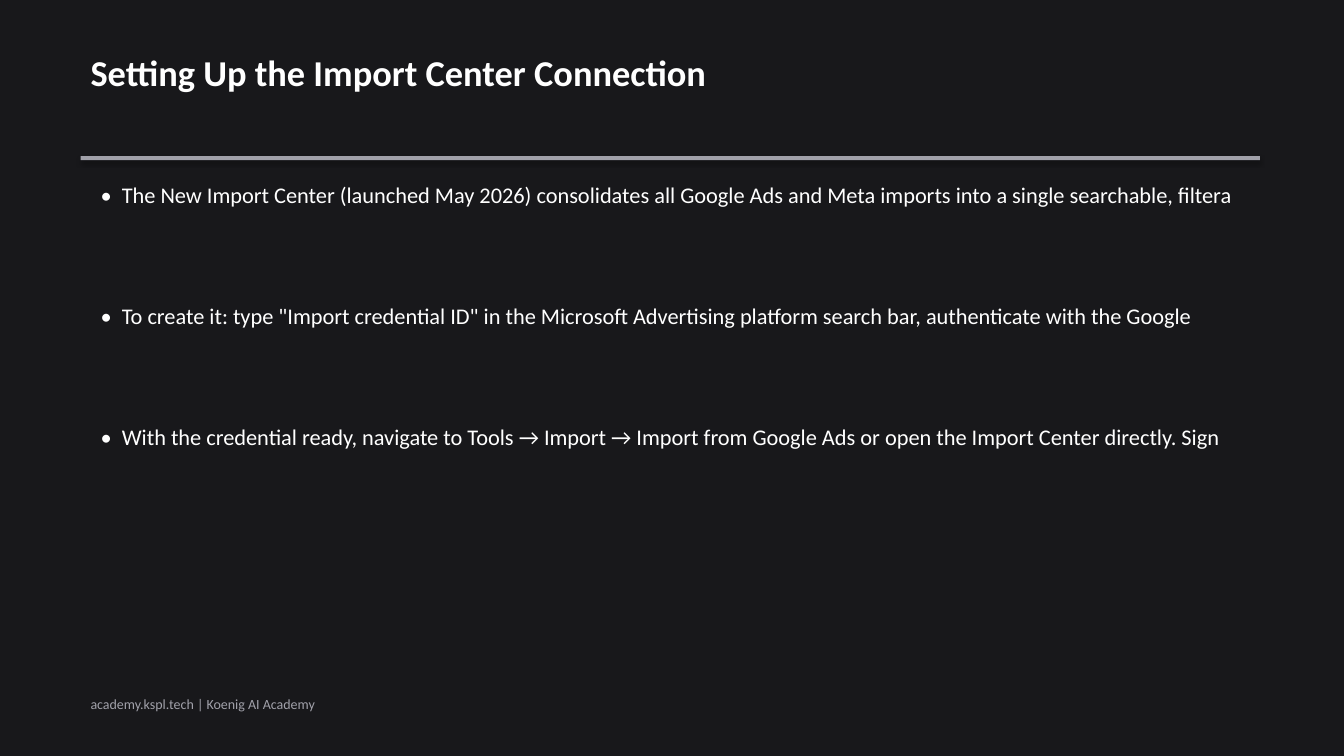
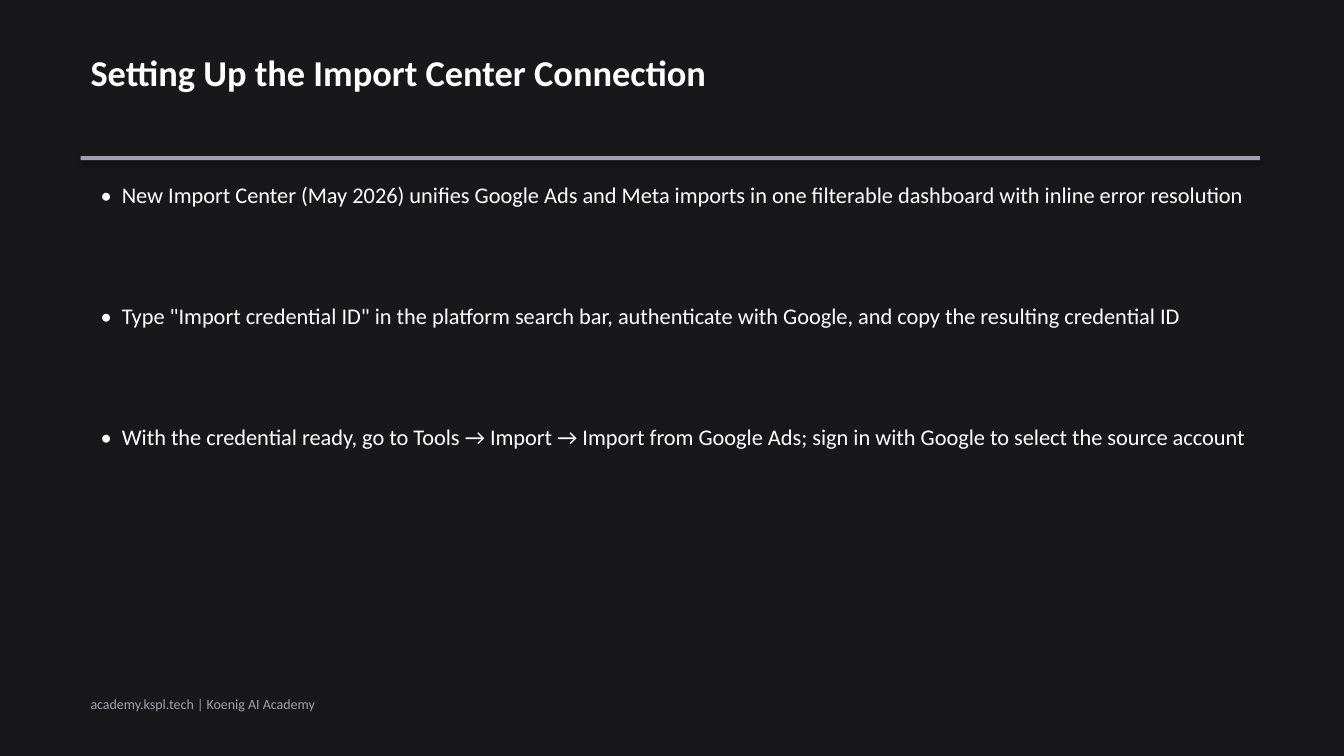
Before and after one commit to Koenig-Solutions-Private-Limited/koenig-ai-org, a slide deck: slide 3 of vault/courses/microsoft-advertising-bing-ads/ch02-slides.pptx. Drawn at 1344x756 pixels with LibreOffice and Linux fonts; fonts in the diff are those of the drawing. Boxes give left, top, right and bottom in pixels: in the first picture for what was removed or moved away, otherwise in the second. Text is boxed around its words. In the diff, an @@ line names an element or a change of style, - is before the commit and + after.

```diff
--- a/vault/courses/microsoft-advertising-bing-ads/ch02-slides.pptx
+++ b/vault/courses/microsoft-advertising-bing-ads/ch02-slides.pptx
@@ text at bbox=[122, 187, 1243, 207]: text changed @@
-• The New Import Center (launched May 2026) consolidates all Google Ads and Meta imports into a single searchable, filtera
+• New Import Center (May 2026) unifies Google Ads and Meta imports in one filterable dashboard with inline error resolution
@@ text at bbox=[122, 308, 1179, 328]: text changed @@
-• To create it: type "Import credential ID" in the Microsoft Advertising platform search bar, authenticate with the Google
+• Type "Import credential ID" in the platform search bar, authenticate with Google, and copy the resulting credential ID
@@ text at bbox=[122, 429, 1245, 449]: text changed @@
-• With the credential ready, navigate to Tools → Import → Import from Google Ads or open the Import Center directly. Sign
+• With the credential ready, go to Tools → Import → Import from Google Ads; sign in with Google to select the source account
```
Also in this commit, not shown: 3 other slides changed.
